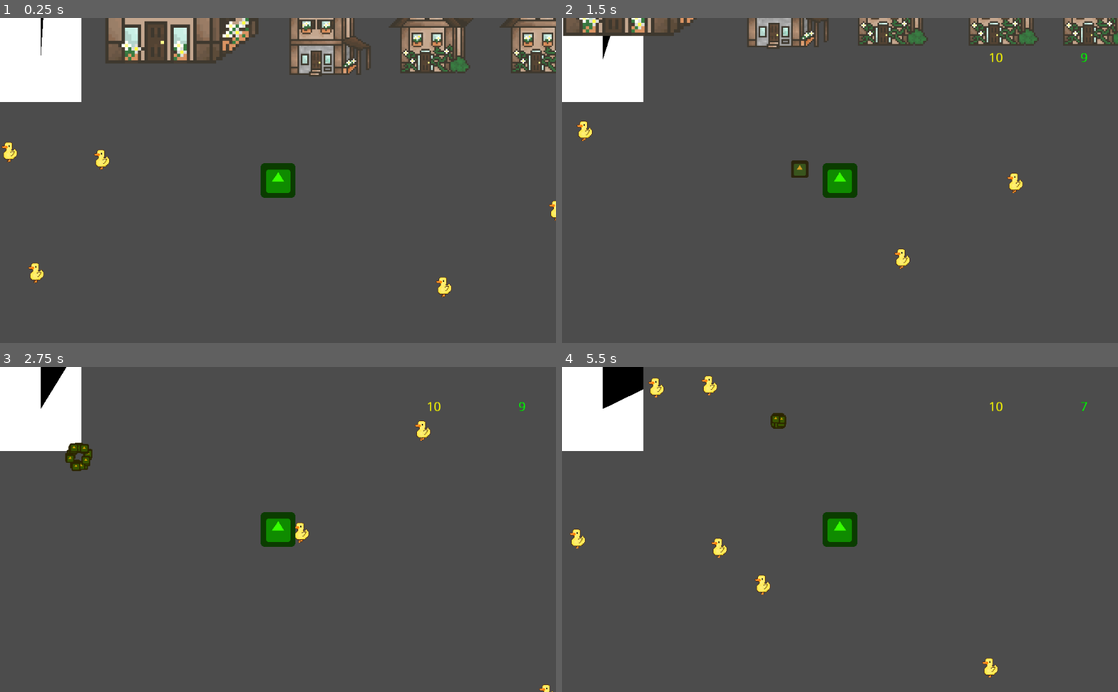
Above: before the commit, frames 1-4 (two rows, left to right).
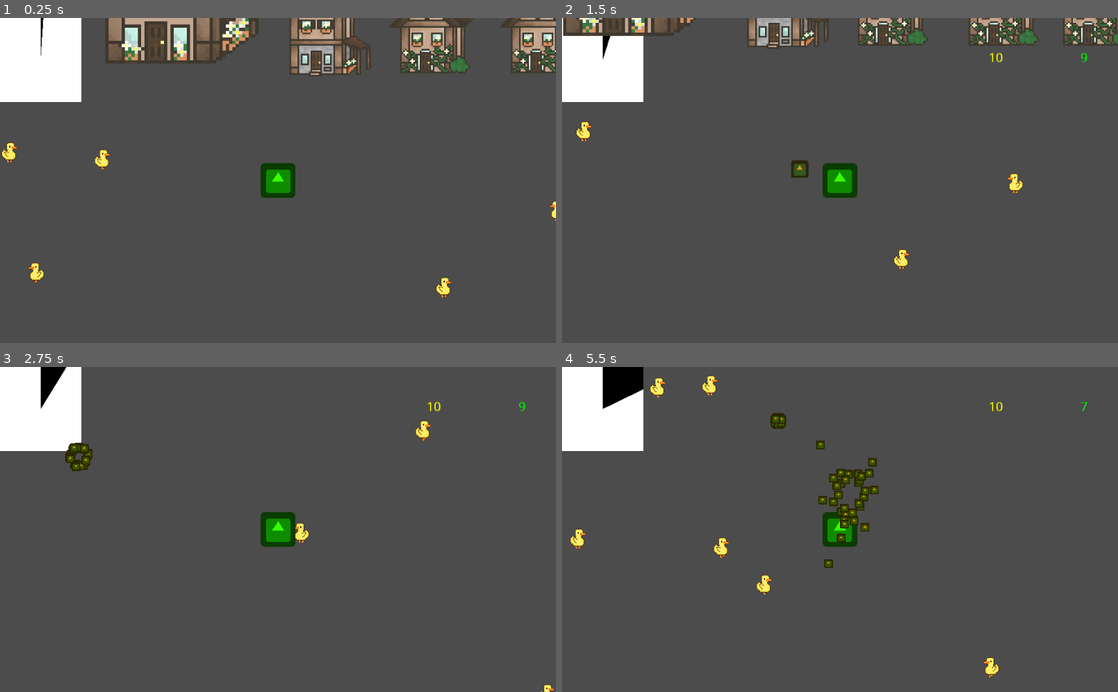
Above: after the commit, the same moments.

Repository: ygda-org/duckin
Game: Godot game, scene res://scenes/game/game_scene.tscn
Two runs of this game, one before a commit and one after it. Both use one fixed random seed, a clock stepped at 60 frames per second and the inputs below. The engine's default icon, where the game draws it, is replaced by a stand-in: a white triangle on a blue panel in a dark square.
Inputs (mouse positions are in pixels of both pictures, inside the frame that each line leads up to):
- Up to frame 1 (0.25 s): no input
- Up to frame 2 (1.5 s): move the mouse to (962, 164) at 0.52 s; hold D (move_right) 0.53-1.28 s; tap E (interact) at 0.6 s; move the mouse to (728, 196) at 1.27 s; hold S (move_backwards) from 1.28 s (still down); click (728, 196) at 1.35 s
- Up to frame 3 (2.75 s): move the mouse to (333, 458) at 2.02 s; release S (move_backwards) at 2.03 s; hold D (move_right) from 2.03 s (still down); tap E (interact) at 2.1 s
- Up to frame 4 (5.5 s): move the mouse to (812, 594) at 2.77 s; release D (move_right) at 2.78 s; hold W (move_forwards) 2.78-3.53 s; click (812, 594) at 2.85 s; move the mouse to (1006, 578) at 3.52 s; hold A (move_left) 3.53-5.03 s; tap E (interact) at 3.6, 5.1 s; move the mouse to (673, 480) at 4.27 s; click (673, 480) at 4.35 s; move the mouse to (867, 529) at 5.02 s; hold S (move_backwards) from 5.03 s (still down)

The runs differ from the first frame. In frame 1, 0.3% of the frame differs, in the area x 0-100%, y 38-86%; in frame 2, 0.2%; in frame 3, 0.2%; in frame 4, 1.7%, in the area x 1-79%, y 2-96%.

Commit message:
I actually did work :)
- Tidied up animations (fixed idles and direction)
- You asked for it, you can now collect the ducks! The # is currently being sent to player through a method and being saved the the normal var ducks, but that can easily change if we need a different type

Diff:
--- a/scenes/player/duck_food.gd
+++ b/scenes/player/duck_food.gd
@@ -4,6 +4,7 @@
 var has_started = false
 var speed = 256
 var velocity = Vector2()
+var ducks = []
 
 func _physics_process(delta):
 	if has_started and !$Particles2D.emitting:
@@ -20,15 +21,18 @@
 	$Radius/CollisionShape2D.disabled = false
 	$hapyRadius/happyShape.disabled = false
 
-
-
-
 func _on_Radius_body_entered(body):
-	print(body.name)
 	if "Duck" in body.name:
 		body._interest(position)
 
 
 func _on_hapyRadius_body_entered(body):
 	if "Duck" in body.name:
+		ducks.append(body)
 		body._happy()
+		print('duck')
+	if "player" in body.name: #collection!
+		body.addDucks(len(ducks))
+		for duck in ducks:
+			duck.queue_free()
+		ducks = []
--- a/scenes/player/duck_food.tscn
+++ b/scenes/player/duck_food.tscn
@@ -40,7 +40,7 @@
 scale = Vector2( 0.5, 0.5 )
 emitting = false
 amount = 32
-lifetime = 3.0
+lifetime = 20.0
 one_shot = true
 explosiveness = 1.0
 process_material = SubResource( 2 )
--- a/scenes/player/player.gd
+++ b/scenes/player/player.gd
@@ -5,6 +5,7 @@
 const FOOD = preload("res://scenes/player/duck_food.tscn")
 var food = FOOD.instance()
 var can_throw = true
+var ducks = 0
 export var food_count = 10
 export var money = 10
 export var is_active = true
@@ -73,6 +74,9 @@
 func _on_throw_timer_timeout():
 	can_throw = true
 
+func addDucks(duckNum): # Called in duck_food.gd to add ducks to the players duck count on collection
+	ducks += duckNum
+
 func change_food(change): # Call with positive value to add food, negative value to remove food.
 	food_count += change
 
--- a/scenes/wanderingDuck/DuckRandomWalk.gd
+++ b/scenes/wanderingDuck/DuckRandomWalk.gd
@@ -30,12 +30,14 @@
 	chancing = false
 	var random_num = rand_range(0, 100)
 	if random_num > 0 and random_num < 30:
-		print("idle")
+		$anim.play("default")
+		#print("idle")
 		walk_ready = false
 		walking = false
 		idle = true
 	else:
-		print("walking")
+		$anim.play("Wander")
+		#print("walking")
 		walk_ready = false
 		walking = true
 		idle = false
@@ -46,13 +48,16 @@
 	if (happy):
 		$anim.play("default")
 	elif (interested):
-		direction = position.direction_to(seedPos)
 		move_and_slide(direction * speed)
 	else:
 		if idle:
 			speed = 0
 		elif walk_ready:
 			direction = Vector2(rand_range(-1, 1), rand_range(-1, 1)).normalized()
+			if direction.x > 0:
+				$anim.flip_h = true
+			else:
+				$anim.flip_h = false
 			chancer()
 		elif walking:
 			speed = 100
@@ -74,6 +79,11 @@
 
 func _interest(pos):
 	seedPos = pos
+	direction = position.direction_to(seedPos)
+	if direction.x > 0:
+		$anim.flip_h = true
+	else:
+		$anim.flip_h = false
 	interested = true
 
 func _happy():
